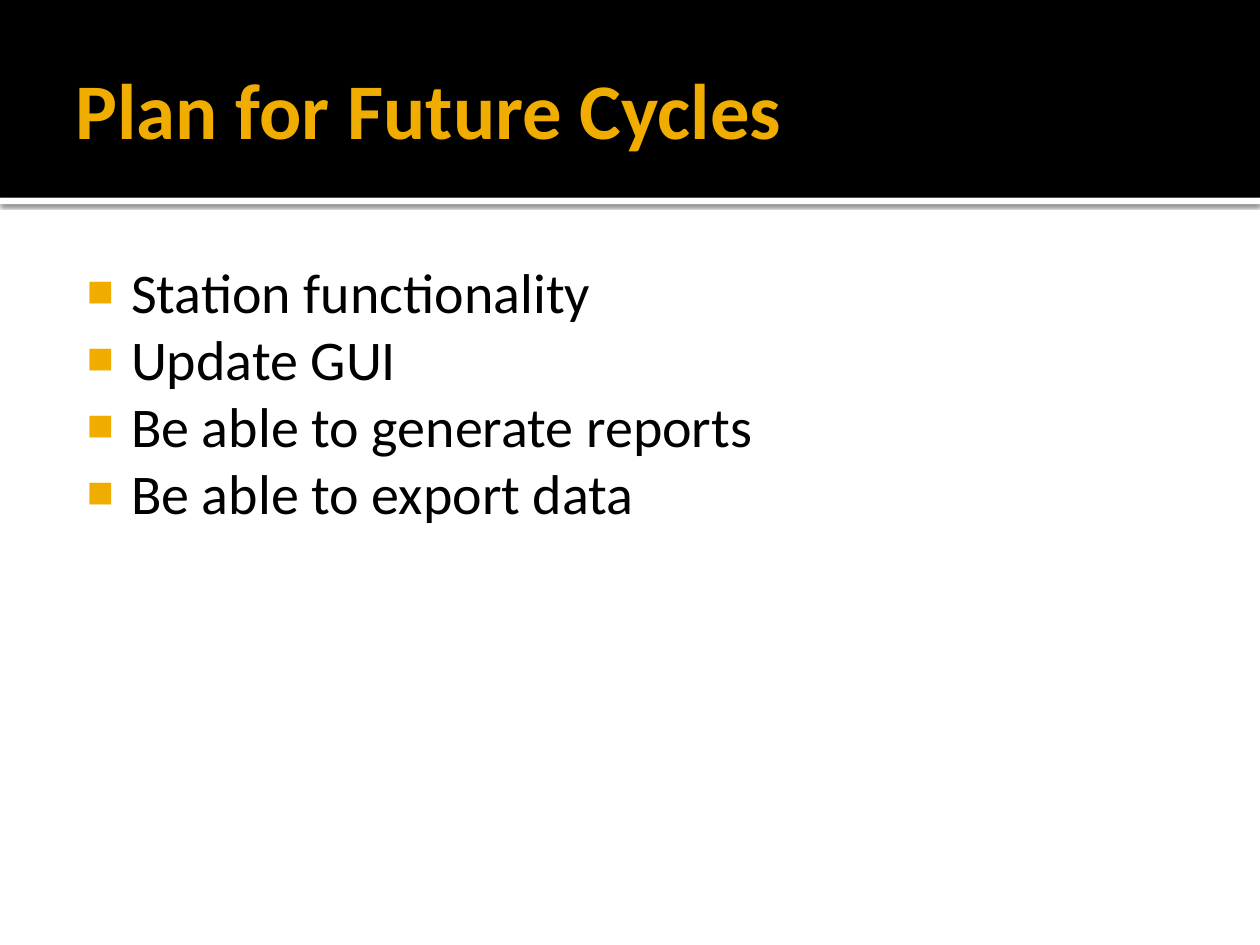
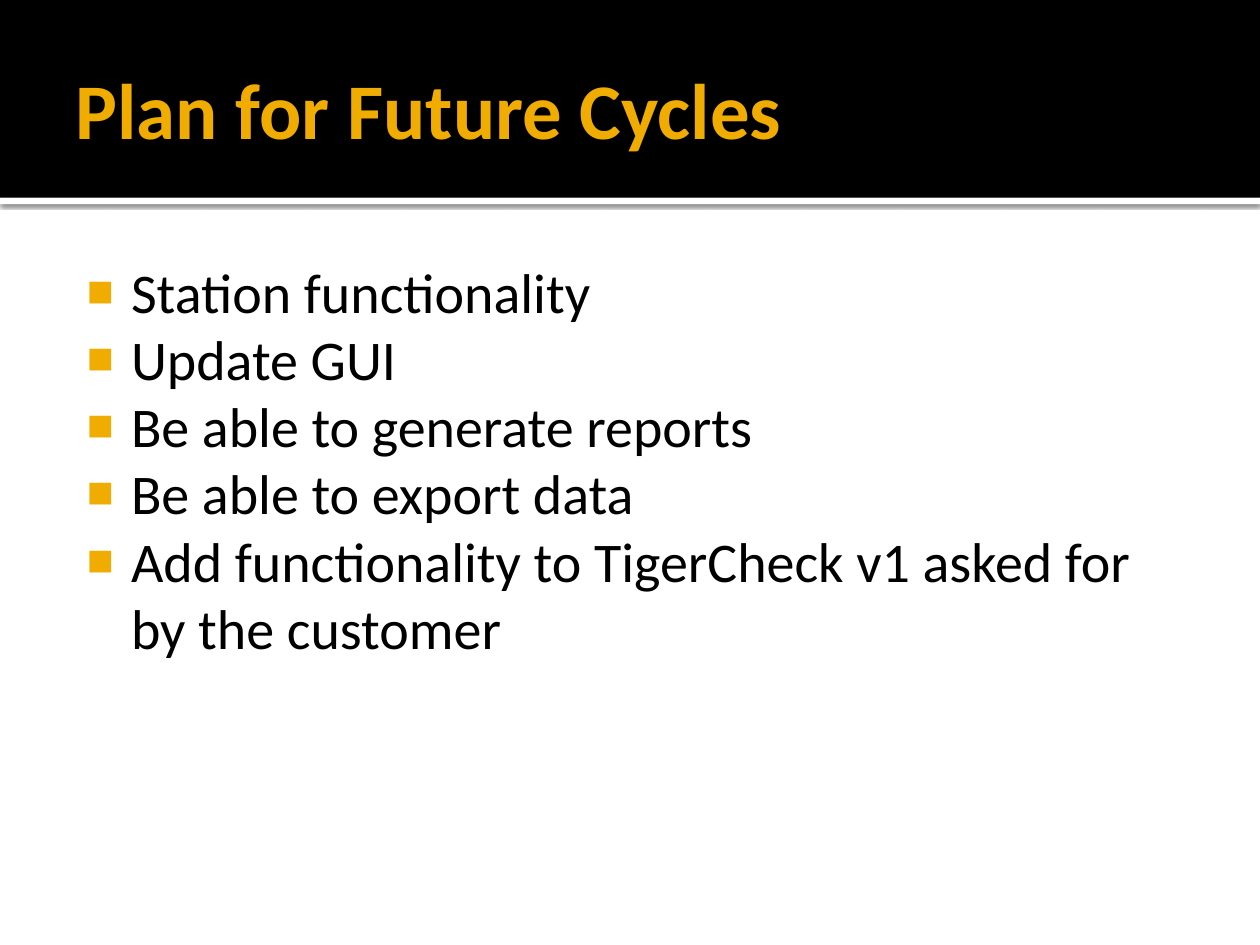
Before and after one commit to TigerCheck/TigerCheck, a slide deck: slide 8 of tigercheck Architectural Spike presentation.pptx. Drawn at 1260x945 pixels with LibreOffice and Linux fonts; fonts in the diff are those of the drawing. Boxes give left, top, right and bottom in pixels: in the first picture for what was removed or moved away, otherwise in the second. Text is boxed around its words. In the diff, an @@ line names an element or a change of style, - is before the commit and + after.

```diff
--- a/tigercheck Architectural Spike presentation.pptx
+++ b/tigercheck Architectural Spike presentation.pptx
@@ text at (131,543,1130,658): paragraph added @@
+■ Add functionality to TigerCheck v1 asked for by the customer
```
Also in this commit, not shown: 2 other slides changed.
